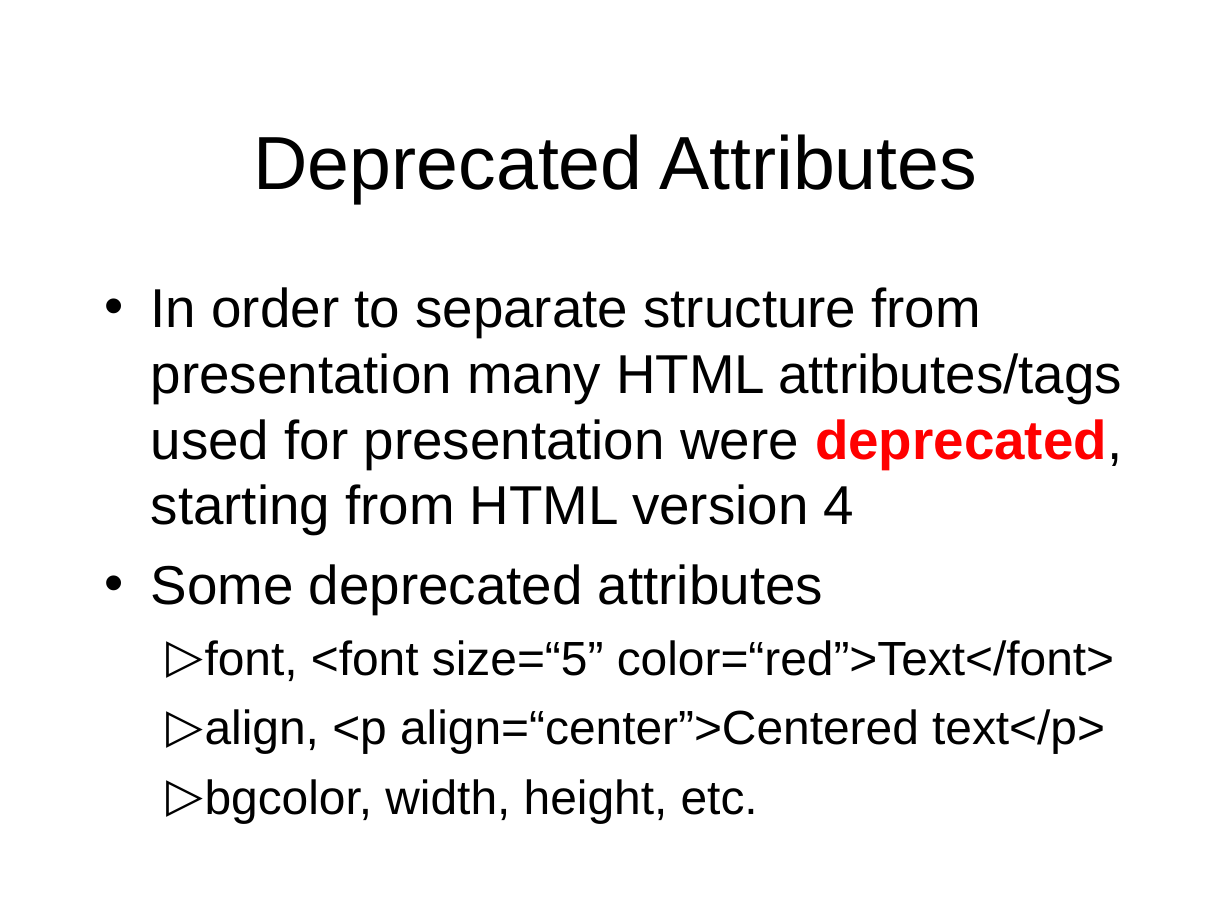
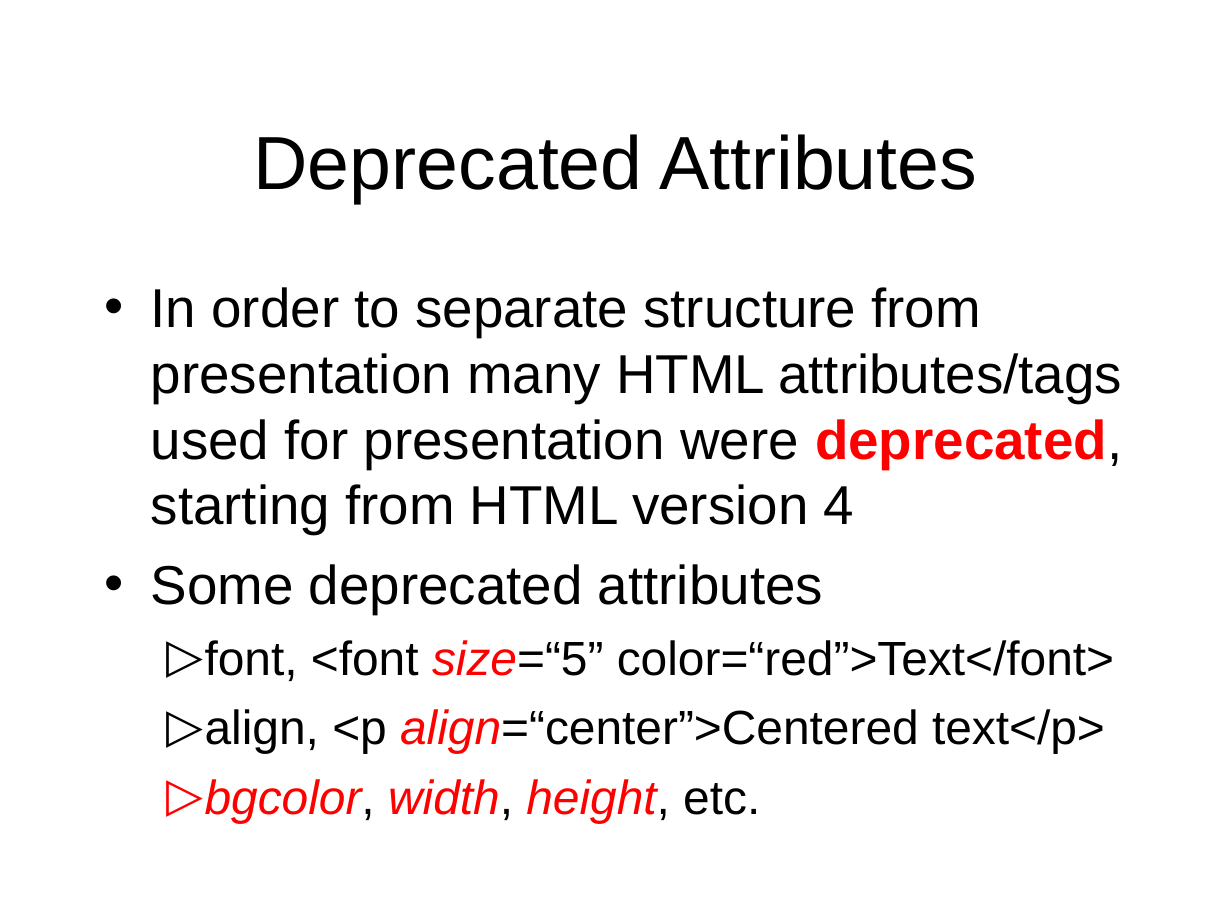
Before and after one commit to octaviordz/zjnu2017.github.io, a slide deck: slide 31 of WAD/lectures/020--HTML.Fundamentals.ppt. Drawn at 1232x924 pixels with LibreOffice and Linux fonts; fonts in the diff are those of the drawing. Boxes give left, top, right and bottom in pixels: in the first picture for what was removed or moved away, otherwise in the second. Text is boxed around its words. In the diff, an @@ line names an element or a change of style, - is before the commit and + after.

```diff
--- a/WAD/lectures/020--HTML.Fundamentals.ppt
+++ b/WAD/lectures/020--HTML.Fundamentals.ppt
@@ text at [205, 640, 1114, 823]: text colour #000000 to #FF0000, italic on in "size=“5”", "align=“center”>Centered", "bgcolor, width, height,"; bullet colour #000000 to #FF0000 @@
```
Also in this commit, not shown: 6 other slides changed, 37 slides added, 1 slide removed, 1 other file.
